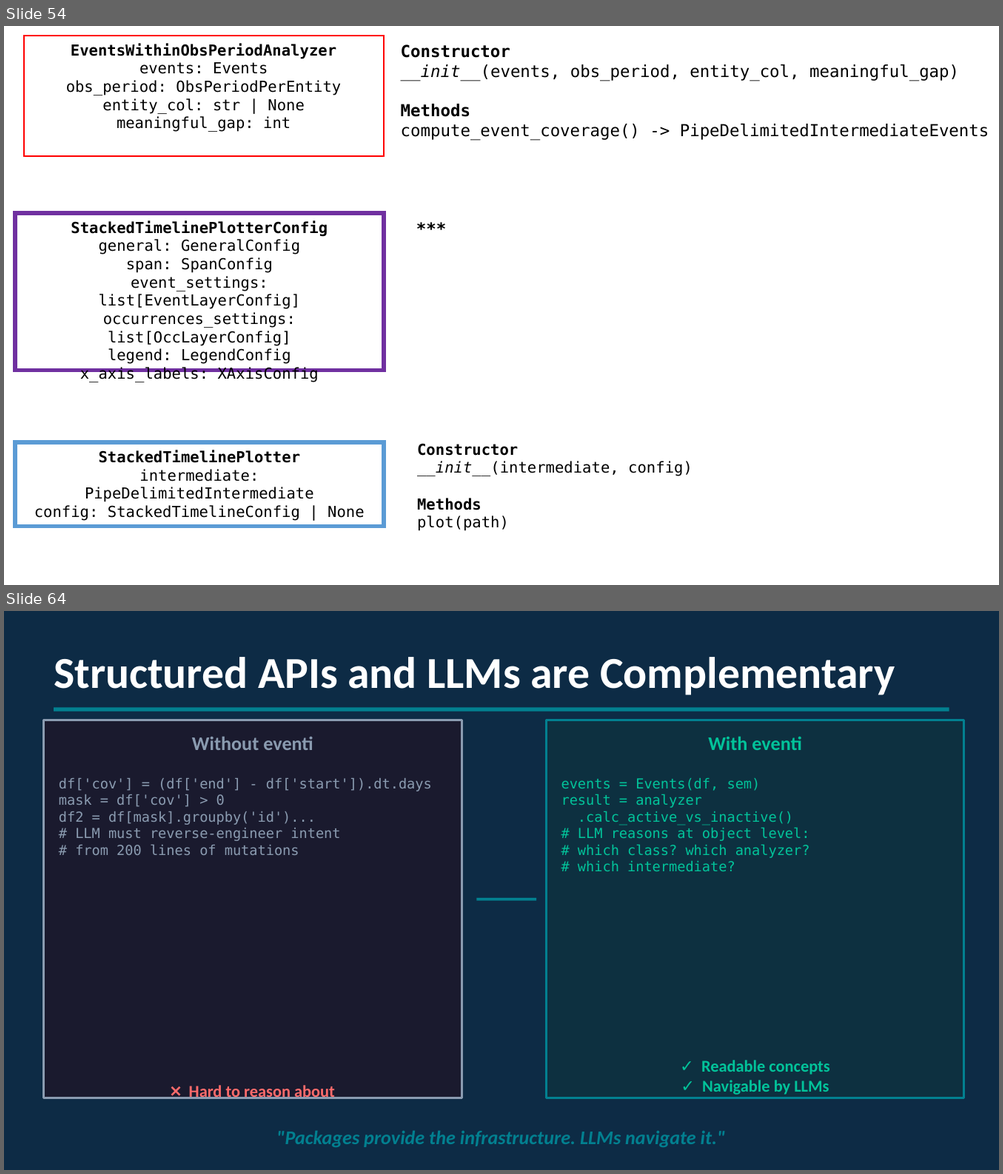
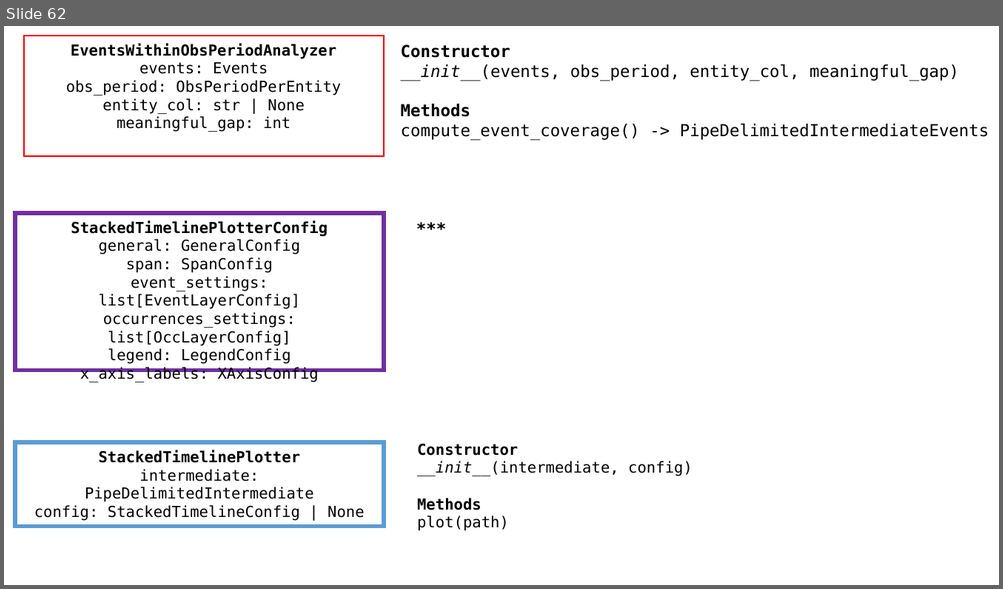
Before and after one commit to djarenas/eventus, a slide deck: docs/eventus_architecture.pptx. Shown one above the other, each under a label of ours: slides 54 and 64 before the commit, slide 62 after it; the slides between them are not shown. The pictures are 1003x1174 and 1003x589 pixels, drawn with LibreOffice and Linux fonts; fonts in the diff are those of the drawing. Boxes give left, top, right and bottom in pixels: in the first picture for what was removed or moved away, otherwise in the second. Text is boxed around its words. In the diff, an @@ line names an element or a change of style, - is before the commit and + after.

```diff
--- a/docs/eventus_architecture.pptx
+++ b/docs/eventus_architecture.pptx
@@ slide 64 removed at <box>4,611,999,1170</box>, background #0D2B45 @@
@@ text removed at <box>54,657,895,695</box> @@
-Structured APIs and LLMs are Complementary
@@ rectangle removed at <box>44,721,461,1099</box> @@
@@ rectangle removed at <box>54,707,949,712</box> @@
@@ rectangle removed at <box>546,721,964,1099</box> @@
@@ text removed at <box>192,736,313,750</box> @@
-Without eventi
@@ text removed at <box>708,736,802,750</box> @@
-With eventi
@@ text removed at <box>59,778,432,855</box> @@
-df['cov'] = (df['end'] - df['start']).dt.days
-mask = df['cov'] > 0
-df2 = df[mask].groupby('id')...
-# LLM must reverse-engineer intent
-# from 200 lines of mutations
@@ text removed at <box>561,778,810,871</box> @@
-events = Events(df, sem)
-result = analyzer
-.calc_active_vs_inactive()
-# LLM reasons at object level:
-# which class? which analyzer?
-# which intermediate?
@@ line removed from (476, 900) to (536, 900) @@
@@ text removed at <box>701,1060,829,1095</box> @@
-✓ Readable concepts
-✓ Navigable by LLMs
@@ text removed at <box>189,1085,335,1099</box> @@
-❌ Hard to reason about
@@ text removed at <box>276,1131,726,1147</box> @@
-"Packages provide the infrastructure. LLMs navigate it."
@@ what was slide 54 is now slide 62 @@
```
Also in this commit, not shown: 1 slide changed, 8 slides added, 8 other slides removed, 11 other files.
